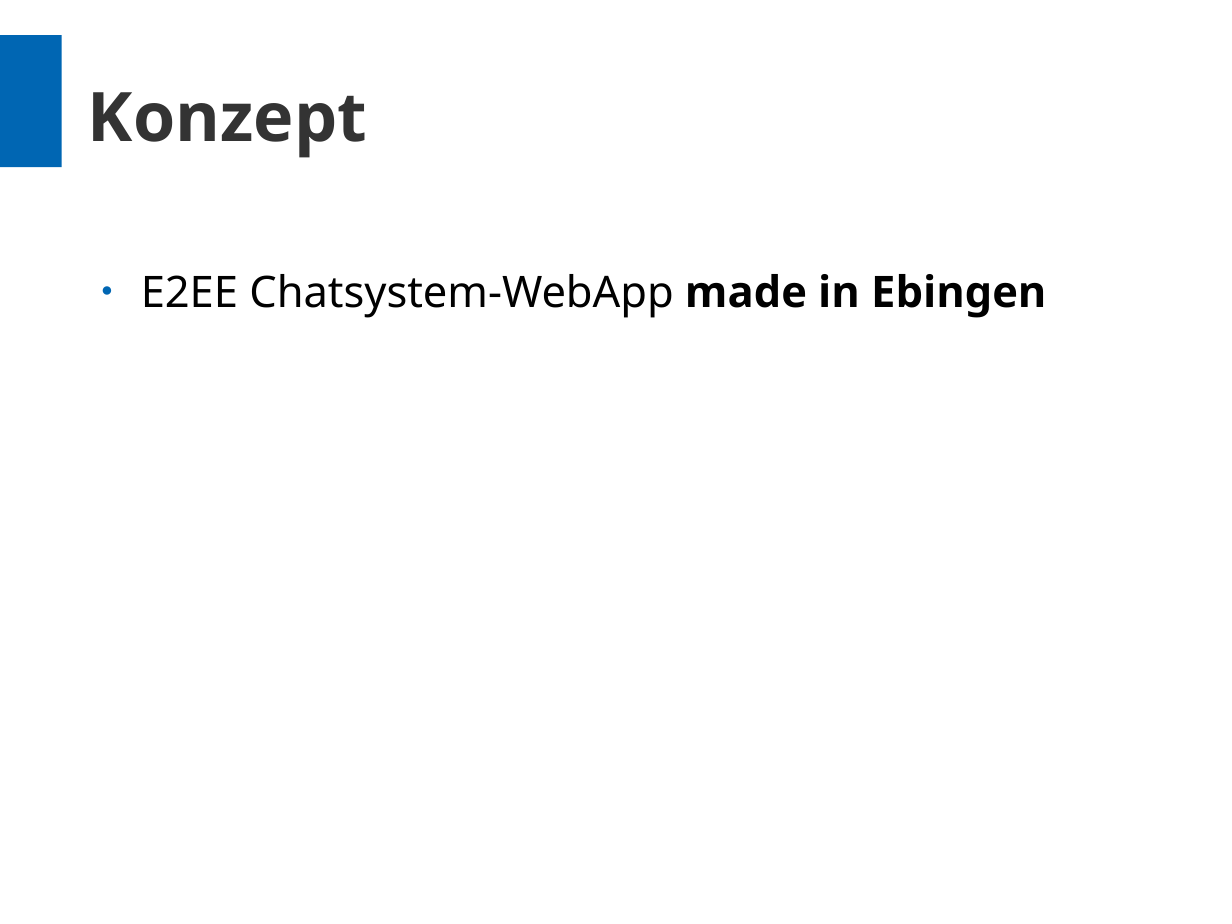
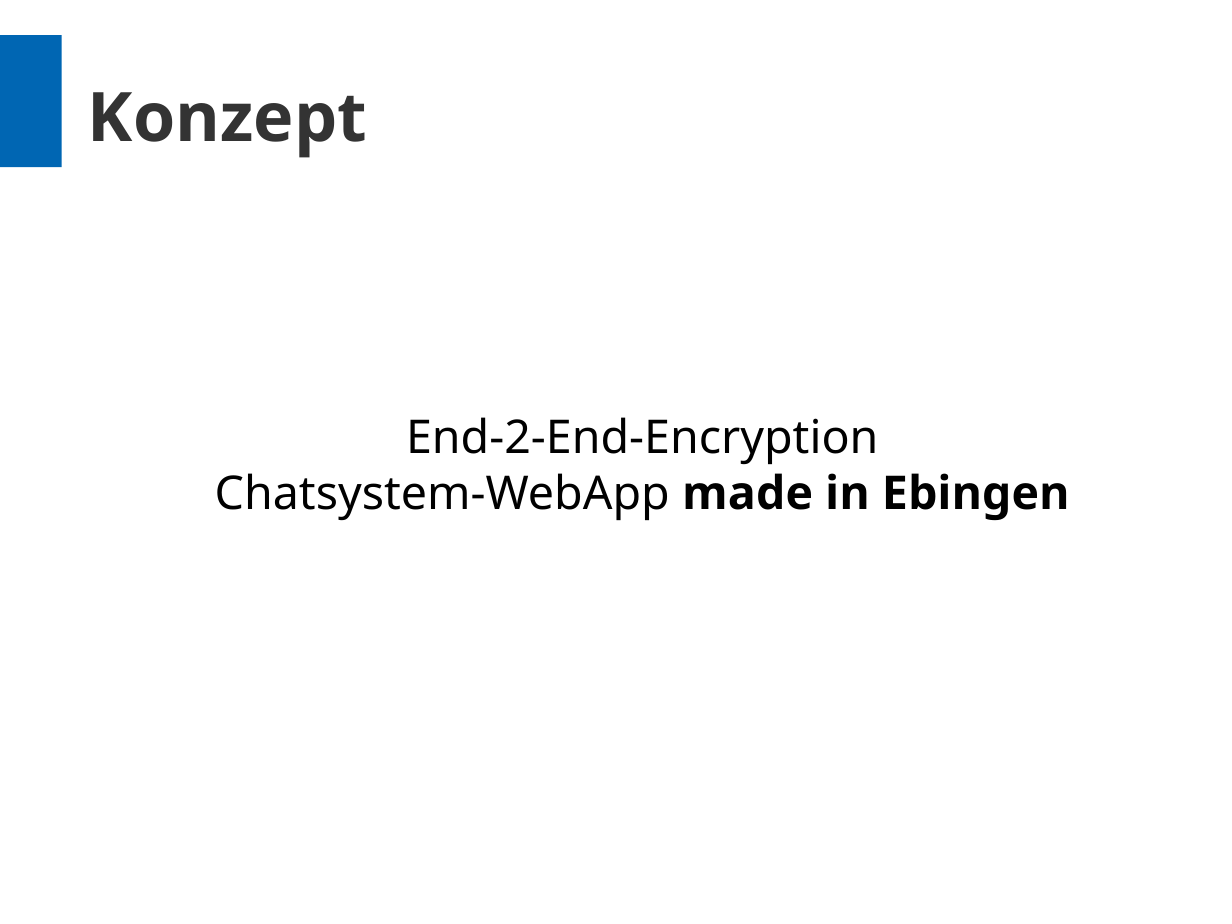
Before and after one commit to bu7z/SicherInAlbstadt, a slide deck: slide 2 of praesi/web2_praesi.odp. Drawn at 1232x924 pixels with LibreOffice and Linux fonts; fonts in the diff are those of the drawing; background and template pictures are left out. Boxes give left, top, right and bottom in pixels: in the first picture for what was removed or moved away, otherwise in the second. Text is boxed around its words. In the diff, an @@ line names an element or a change of style, - is before the commit and + after.

```diff
--- a/praesi/web2_praesi.odp
+++ b/praesi/web2_praesi.odp
@@ text at (215, 417, 1070, 521): text changed; size 28 to 30 pt @@
-● E2EE Chatsystem-WebApp made in Ebingen
+End-2-End-Encryption
+Chatsystem-WebApp made in Ebingen
```
Also in this commit, not shown: 5 other slides changed, 4 slides added, 1 slide removed, 4 other files.
